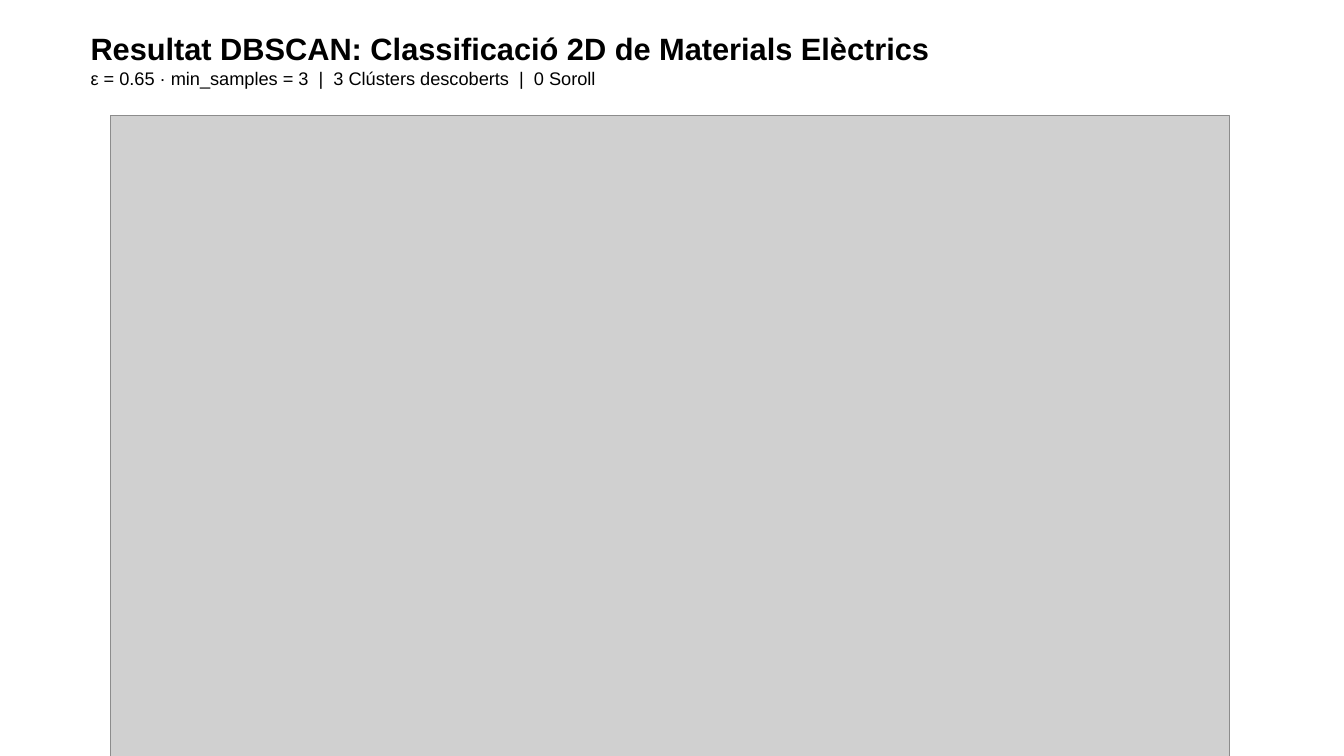
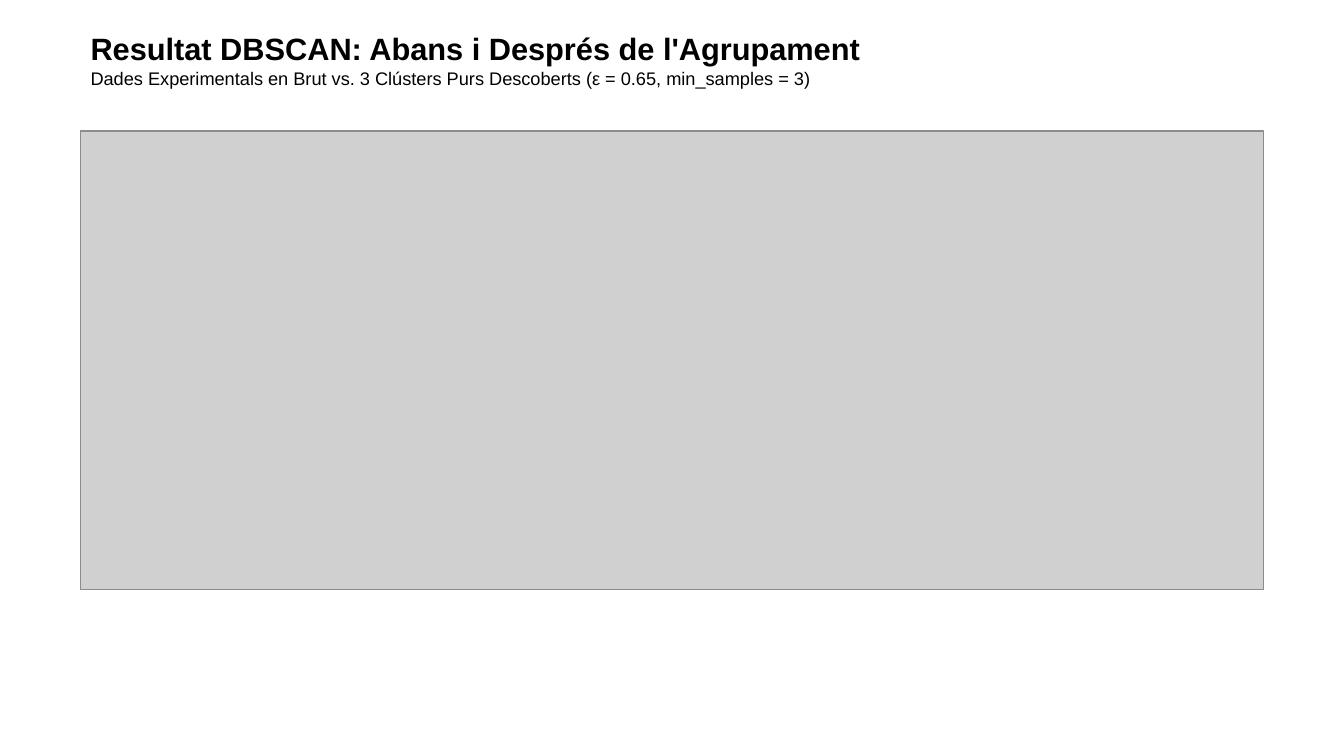
Before and after one commit to ArnauMontull/CPIA-Expo, a slide deck: slide 6 of presentacion/presentacion_materiales_uriel.pptx. Drawn at 1344x756 pixels with LibreOffice and Linux fonts; fonts in the diff are those of the drawing; grey boxes stand for pictures. Boxes give left, top, right and bottom in pixels: in the first picture for what was removed or moved away, otherwise in the second. Text is boxed around its words. In the diff, an @@ line names an element or a change of style, - is before the commit and + after.

```diff
--- a/presentacion/presentacion_materiales_uriel.pptx
+++ b/presentacion/presentacion_materiales_uriel.pptx
@@ text at [91, 37, 860, 89]: text changed; size 22 to 13 pt; bold off @@
-Resultat DBSCAN: Classificació 2D de Materials Elèctrics
-ε = 0.65 · min_samples = 3 | 3 Clústers descoberts | 0 Soroll
+Resultat DBSCAN: Abans i Després de l'Agrupament
+Dades Experimentals en Brut vs. 3 Clústers Purs Descoberts (ε = 0.65, min_samples = 3)
@@ picture: place and size @@
-picture at [111, 116, 1230, 756]
+picture at [81, 131, 1263, 590]
```
Also in this commit, not shown: 1 other slide changed, 6 other files.
